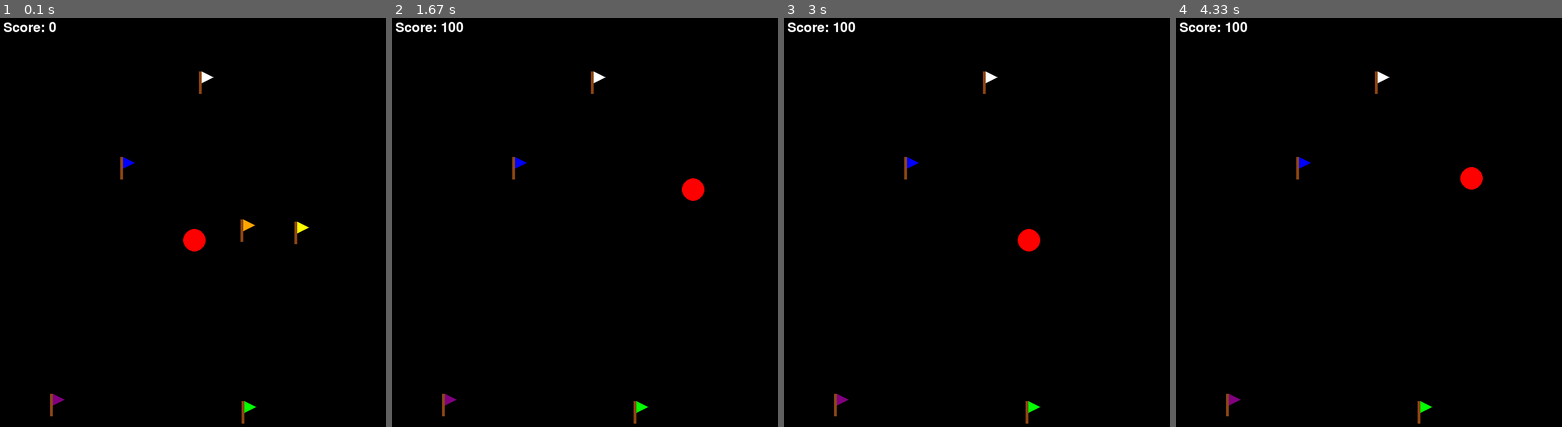
Above: before the commit, frames 1-4 (left to right).
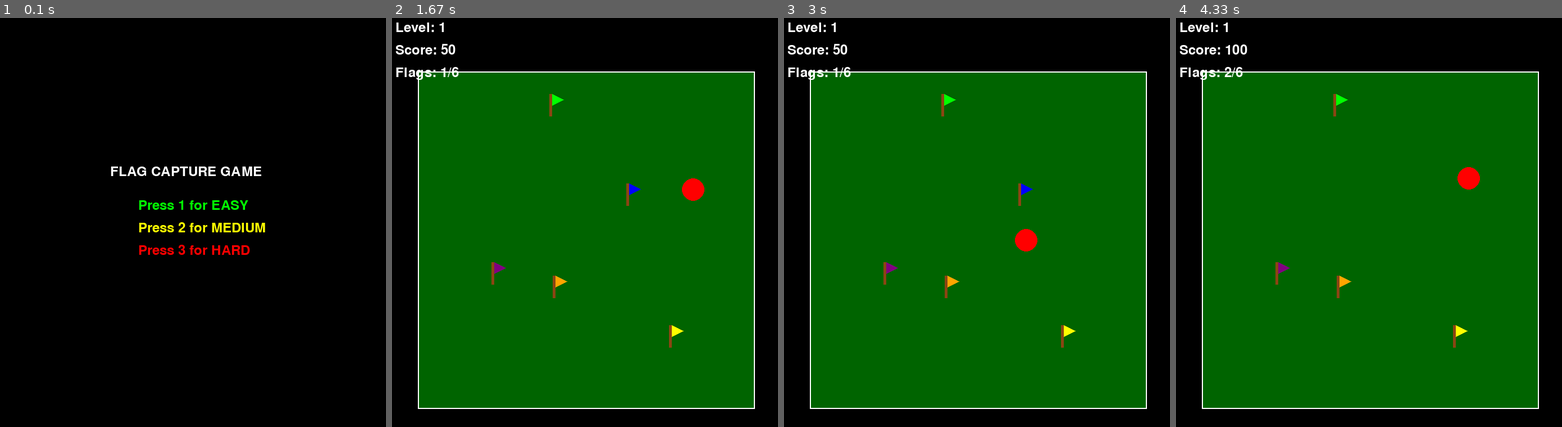
Above: after the commit, the same moments.

Repository: AbhishekSethi2005/firstpygame
Game: pygame game, started from game.py
Same seed, same stepped clock (60 frames per second), same inputs: the game is played once before the commit and once after it.
Inputs:
- Up to frame 1 (0.1 s): no input
- Up to frame 2 (1.67 s): tap 1 at 0.33 s; hold Right 0.67-1.13 s; hold Up 1.17-1.47 s; hold Right from 1.5 s (still down)
- Up to frame 3 (3 s): release Right at 1.97 s; hold Left 2-2.53 s; hold Down 2.57-2.87 s; hold Left from 2.9 s (still down)
- Up to frame 4 (4.33 s): release Left at 3.3 s; hold Up 3.33-3.7 s; hold Right from 3.73 s (still down)

The runs differ from the first frame. In frame 1, 2.4% of the frame differs, in the area x 0-81%, y 0-100%; in frame 2, 72%; in frame 3, 72%; in frame 4, 72%, in the area x 0-95%, y 0-100%.

Commit message:
Update game.py

Diff:
--- a/game.py
+++ b/game.py
@@ -20,6 +20,8 @@
 PURPLE = (128, 0, 128)
 ORANGE = (255, 165, 0)
 WHITE = (255, 255, 255)
+GRAY = (128, 128, 128)
+DARK_GREEN = (0, 100, 0)
 
 # Create the screen
 screen = pygame.display.set_mode((WIDTH, HEIGHT))
@@ -31,92 +33,279 @@
 circle_y = HEIGHT // 2
 circle_speed = 5
 
+# Playground dimensions
+playground_x = 50
+playground_y = 100
+playground_width = WIDTH - 100
+playground_height = HEIGHT - 200
+
+# Font
+font = pygame.font.SysFont(None, 36)
+small_font = pygame.font.SysFont(None, 24)
+
+# Game variables
+score = 0
+level = 0
+game_state = "menu"  # menu, playing, level_complete, game_over
+
 # Flag properties
-flag_colors = [BLUE, GREEN, YELLOW, PURPLE, ORANGE, WHITE]
+flag_colors = [BLUE, GREEN, YELLOW, PURPLE, ORANGE, WHITE, RED, GRAY]
 flags = []
-score = 0
-font = pygame.font.SysFont(None, 36)
-
-# Create flags at random positions
-for i in range(6):
-    flag_x = random.randint(50, WIDTH - 50)
-    flag_y = random.randint(50, HEIGHT - 50)
-    flags.append({
-        'x': flag_x,
-        'y': flag_y,
-        'color': flag_colors[i],
-        'captured': False
-    })
+bombs = []
+captured_flags_count = 0
+
+def generate_random_position():
+    return (random.randint(playground_x + 30, playground_x + playground_width - 30),
+            random.randint(playground_y + 30, playground_y + playground_height - 30))
+
+def setup_level(level_num):
+    global flags, bombs, score, circle_x, circle_y, game_state, captured_flags_count
+
+    # Reset player position
+    circle_x = WIDTH // 2
+    circle_y = HEIGHT // 2
+
+    # Reset score when starting from menu
+    if game_state == "menu":
+        score = 0
+
+    flags = []
+    bombs = []
+    captured_flags_count = 0
+
+    if level_num == 1:
+        # Level 1: 6 flags, all visible from start
+        for i in range(6):
+            flag_x, flag_y = generate_random_position()
+            flags.append({
+                'x': flag_x,
+                'y': flag_y,
+                'color': flag_colors[i % len(flag_colors)],
+                'captured': False,
+                'visible': True
+            })
+
+    elif level_num == 2:
+        # Level 2: 16 flags, only 7 visible initially
+        for i in range(16):
+            flag_x, flag_y = generate_random_position()
+            flags.append({
+                'x': flag_x,
+                'y': flag_y,
+                'color': flag_colors[i % len(flag_colors)],
+                'captured': False,
+                'visible': i < 7  # Only first 7 are visible initially
+            })
+
+    elif level_num == 3:
+        # Level 3: 30 flags with bombs
+        for i in range(30):
+            flag_x, flag_y = generate_random_position()
+            flags.append({
+                'x': flag_x,
+                'y': flag_y,
+                'color': flag_colors[i % len(flag_colors)],
+                'captured': False,
+                'visible': i < 7  # Only first 7 are visible initially
+            })
+
+    game_state = "playing"
 
 # Game loop
 clock = pygame.time.Clock()
 running = True
-game_over = False
 
 while running:
     # Event handling
     for event in pygame.event.get():
         if event.type == pygame.QUIT:
             running = False
-        if game_over and event.type == pygame.KEYDOWN:
-            if event.key == pygame.K_RETURN:
-                running = False
-
-    if not game_over:
+
+        if event.type == pygame.KEYDOWN:
+            if game_state == "menu":
+                if event.key == pygame.K_1:
+                    level = 1
+                    score = 0  # Reset score when starting new game
+                    setup_level(level)
+                elif event.key == pygame.K_2:
+                    level = 2
+                    score = 0  # Reset score when starting new game
+                    setup_level(level)
+                elif event.key == pygame.K_3:
+                    level = 3
+                    score = 0  # Reset score when starting new game
+                    setup_level(level)
+
+            elif game_state == "level_complete":
+                if event.key == pygame.K_RETURN:
+                    if level < 3:
+                        level += 1
+                        setup_level(level)
+                    else:
+                        game_state = "menu"
+
+            elif game_state == "game_over":
+                if event.key == pygame.K_RETURN:
+                    game_state = "menu"
+
+    # Fill the screen with black
+    screen.fill(BLACK)
+
+    if game_state == "menu":
+        # Draw menu
+        title_text = font.render("FLAG CAPTURE GAME", True, WHITE)
+        screen.blit(title_text, (WIDTH//2 - 150, HEIGHT//3))
+
+        level1_text = font.render("Press 1 for EASY", True, GREEN)
+        screen.blit(level1_text, (WIDTH//2 - 100, HEIGHT//3 + 60))
+
+        level2_text = font.render("Press 2 for MEDIUM", True, YELLOW)
+        screen.blit(level2_text, (WIDTH//2 - 100, HEIGHT//3 + 100))
+
+        level3_text = font.render("Press 3 for HARD", True, RED)
+        screen.blit(level3_text, (WIDTH//2 - 100, HEIGHT//3 + 140))
+
+    elif game_state == "playing":
+        # Draw playground
+        pygame.draw.rect(screen, DARK_GREEN, (playground_x, playground_y, playground_width, playground_height))
+        pygame.draw.rect(screen, WHITE, (playground_x, playground_y, playground_width, playground_height), 2)
+
+        # Game logic
         # Get pressed keys
         keys = pygame.key.get_pressed()
 
         # Move the circle based on arrow key presses
-        if keys[pygame.K_LEFT] and circle_x - circle_speed > circle_radius:
+        if keys[pygame.K_LEFT] and circle_x - circle_speed > playground_x + circle_radius:
             circle_x -= circle_speed
-        if keys[pygame.K_RIGHT] and circle_x + circle_speed < WIDTH - circle_radius:
+        if keys[pygame.K_RIGHT] and circle_x + circle_speed < playground_x + playground_width - circle_radius:
             circle_x += circle_speed
-        if keys[pygame.K_UP] and circle_y - circle_speed > circle_radius:
+        if keys[pygame.K_UP] and circle_y - circle_speed > playground_y + circle_radius:
             circle_y -= circle_speed
-        if keys[pygame.K_DOWN] and circle_y + circle_speed < HEIGHT - circle_radius:
+        if keys[pygame.K_DOWN] and circle_y + circle_speed < playground_y + playground_height - circle_radius:
             circle_y += circle_speed
 
         # Check for flag captures
-        for flag in flags:
-            if not flag['captured']:
+        visible_flags = 0
+
+        for i, flag in enumerate(flags):
+            if flag['visible']:
+                visible_flags += 1
+
                 # Calculate distance between circle and flag
                 distance = ((circle_x - flag['x'])**2 + (circle_y - flag['y'])**2)**0.5
-                if distance < circle_radius + 20:  # Flag capture radius
+
+                if not flag['captured'] and distance < circle_radius + 20:
                     flag['captured'] = True
                     score += 50
+                    captured_flags_count += 1
+
+                    # Make next flag visible in levels 2 and 3
+                    if level in [2, 3]:
+                        next_invisible = next((j for j, f in enumerate(flags) if not f['visible']), None)
+                        if next_invisible is not None:
+                            flags[next_invisible]['visible'] = True
+
+        # Add bombs in level 3
+        if level == 3 and random.random() < 0.01 and len(bombs) < 3:  # 1% chance each frame to add a bomb
+            bomb_x, bomb_y = generate_random_position()
+            bombs.append({
+                'x': bomb_x,
+                'y': bomb_y,
+                'timer': 60,  # 1 second at 60 FPS
+                'exploded': False,
+                'radius': 0
+            })
+
+        # Update bombs
+        for bomb in bombs[:]:  # Create a copy of the list to safely remove items
+            if not bomb['exploded']:
+                bomb['timer'] -= 1
+                if bomb['timer'] <= 0:
+                    bomb['exploded'] = True
+            else:
+                # Explosion animation
+                bomb['radius'] += 2
+                if bomb['radius'] > 100:  # Max explosion radius
+                    bombs.remove(bomb)
+                    continue
+
+                # Check if player is caught in explosion
+                distance = ((circle_x - bomb['x'])**2 + (circle_y - bomb['y'])**2)**0.5
+                if distance < circle_radius + bomb['radius']:
+                    game_state = "game_over"
 
         # Check if all flags are captured
-        if all(flag['captured'] for flag in flags):
-            game_over = True
-
-    # Fill the screen with black
-    screen.fill(BLACK)
-
-    # Draw the flags
-    for flag in flags:
-        if not flag['captured']:
-            # Draw flag pole
-            pygame.draw.rect(screen, BROWN, (flag['x'], flag['y'] - 30, 5, 40))
-            # Draw triangular flag
-            pygame.draw.polygon(screen, flag['color'], [
-                (flag['x'] + 5, flag['y'] - 30),
-                (flag['x'] + 25, flag['y'] - 20),
-                (flag['x'] + 5, flag['y'] - 10)
-            ])
-
-    # Draw the circle
-    pygame.draw.circle(screen, RED, (circle_x, circle_y), circle_radius)
-
-    # Display score
-    score_text = font.render(f"Score: {score}", True, WHITE)
-    screen.blit(score_text, (10, 10))
-
-    # Display game over message
-    if game_over:
-        game_over_text = font.render("All flags captured! Game Over", True, WHITE)
-        screen.blit(game_over_text, (WIDTH//2 - 150, HEIGHT//2))
-        restart_text = font.render("Press ENTER to exit", True, WHITE)
-        screen.blit(restart_text, (WIDTH//2 - 100, HEIGHT//2 + 40))
+        if captured_flags_count == len(flags):
+            if level < 3:
+                game_state = "level_complete"
+            else:
+                game_state = "game_over"
+
+        # Draw the flags
+        for flag in flags:
+            if flag['visible'] and not flag['captured']:
+                # Draw flag pole
+                pygame.draw.rect(screen, BROWN, (flag['x'], flag['y'] - 30, 5, 40))
+                # Draw triangular flag
+                pygame.draw.polygon(screen, flag['color'], [
+                    (flag['x'] + 5, flag['y'] - 30),
+                    (flag['x'] + 25, flag['y'] - 20),
+                    (flag['x'] + 5, flag['y'] - 10)
+                ])
+
+        # Draw bombs
+        for bomb in bombs:
+            if not bomb['exploded']:
+                pygame.draw.circle(screen, BLACK, (bomb['x'], bomb['y']), 15)
+                pygame.draw.circle(screen, RED, (bomb['x'], bomb['y']), 12)
+                # Draw timer
+                timer_text = small_font.render(str(bomb['timer'] // 6), True, WHITE)
+                screen.blit(timer_text, (bomb['x'] - 5, bomb['y'] - 8))
+            else:
+                # Draw explosion
+                pygame.draw.circle(screen, ORANGE, (bomb['x'], bomb['y']), bomb['radius'])
+                pygame.draw.circle(screen, YELLOW, (bomb['x'], bomb['y']), bomb['radius'] - 10)
+
+        # Draw the circle (player)
+        pygame.draw.circle(screen, RED, (circle_x, circle_y), circle_radius)
+
+        # Display level and score
+        level_text = font.render(f"Level: {level}", True, WHITE)
+        screen.blit(level_text, (10, 10))
+
+        score_text = font.render(f"Score: {score}", True, WHITE)
+        screen.blit(score_text, (10, 50))
+
+        # Display flags captured/total
+        total_flags = len(flags)  # Total flags for the level
+        flags_text = font.render(f"Flags: {captured_flags_count}/{total_flags}", True, WHITE)
+        screen.blit(flags_text, (10, 90))
+
+    elif game_state == "level_complete":
+        complete_text = font.render(f"Level {level} Complete!", True, GREEN)
+        screen.blit(complete_text, (WIDTH//2 - 120, HEIGHT//2 - 50))
+
+        score_text = font.render(f"Score: {score}", True, WHITE)
+        screen.blit(score_text, (WIDTH//2 - 60, HEIGHT//2))
+
+        next_text = font.render("Press ENTER for next level", True, WHITE)
+        screen.blit(next_text, (WIDTH//2 - 150, HEIGHT//2 + 50))
+
+    elif game_state == "game_over":
+        if level == 3 and captured_flags_count == len(flags):
+            # Player won the game
+            over_text = font.render("Congratulations! You Won!", True, GREEN)
+        else:
+            # Player died from bomb
+            over_text = font.render("Game Over!", True, RED)
+
+        screen.blit(over_text, (WIDTH//2 - 150, HEIGHT//2 - 50))
+
+        score_text = font.render(f"Final Score: {score}", True, WHITE)
+        screen.blit(score_text, (WIDTH//2 - 80, HEIGHT//2))
+
+        menu_text = font.render("Press ENTER for menu", True, WHITE)
+        screen.blit(menu_text, (WIDTH//2 - 120, HEIGHT//2 + 50))
 
     # Update the display
     pygame.display.flip()
